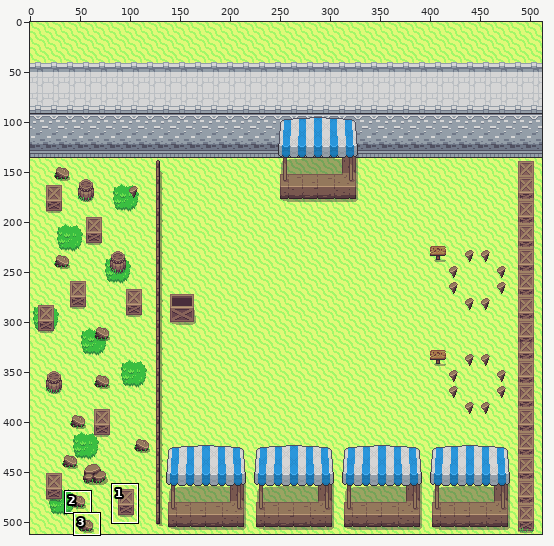
Sprite sheet: gfx/map/town_map.png. The picture above shows the old version from afar; the outline marks the close-up.
Close-up. Before the commit:
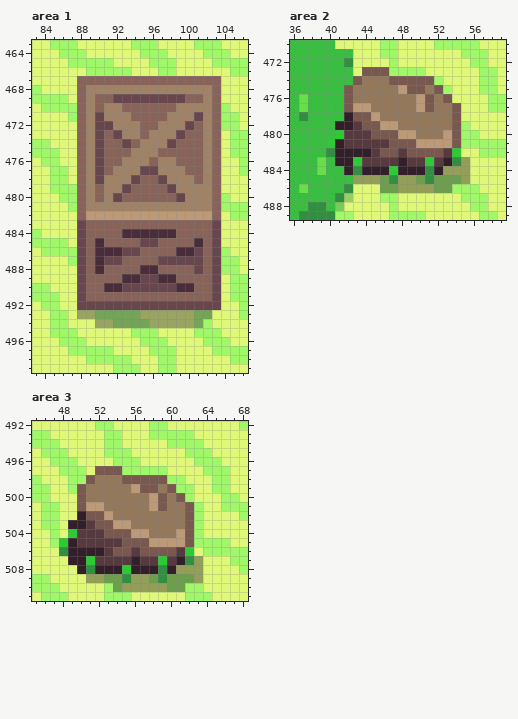
The file is 512x512 pixels. Colours within 5 levels of each other are drawn and written as one. Shown: area 1: x 83..106, y 463..499; area 2: x 36..59, y 470..489; area 3: x 45..68, y 492..511. The commit also changed other parts of the picture, which this record leaves out.
After:
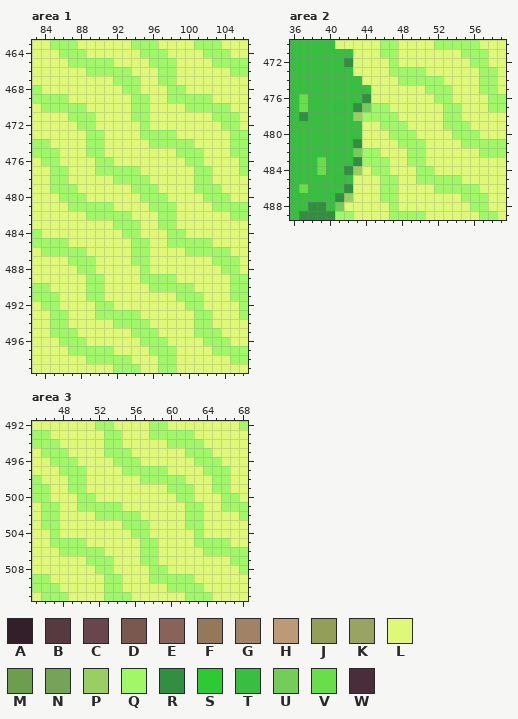
Palette (. is transparent): A #331f29  B #563a3f  C #68464d  D #79584f  E #88635a  F #94785c  G #a08366  H #bc9a78  J #939e58  K #9aa462  L #e0f878  M #6d9e4e  N #74a458  P #9acd62  Q #a0f868  R #328e41  S #2eca35  T #3abe41  U #74cd58  V #6add4b  W #492d3b
Diff:
Changed rows in their new state; - is an unchanged pixel.
Area 1:
first column x 88:
467 LLLLQQQLLQQLLLLL
468 LLLLLQQLLLQQLLLL
469 LLLLLLQQLLQQQQQL
470 QLLLLLQQLLLLQQQQ
471 QQLLLLQQLLLLLLLQ
472 QQLLLLLQLLLLLLLL
473 LQQLLLLQQQQLLLLL
474 LQQLLLLLQQQQQLLL
475 LQQLLLLLLLLQQQLL
476 LLQQLLLLLLLLQQLL
477 LLQQQQQLLLLLLQQL
478 LLLLQQQQLLLLLQQL
479 LLLLLLQQQLLLLQQQ
480 QLLLLLLQQQLLLLQQ
481 QQQQLLLLQQQLLLLQ
482 LQQQQQLLLQQLLLLL
483 LLLLQQQLLQQLLLLL
484 LLLLLQQLLLQQLLLL
485 LLLLLLQQLLQQQQQL
486 QLLLLLQQLLLLQQQQ
487 QQLLLLQQLLLLLLLQ
488 QQLLLLLQLLLLLLLL
489 LQQLLLLQQQQLLLLL
490 LQQLLLLLQQQQQLLL
491 LQQLLLLLLLLQQQLL
492 LLQQLLLLLLLLQQLL
493 LLQQQQQLLLLLLQQ-
494 --LLQQQQLLLLLQ--
Area 2:
first column x 40:
473 ----LLL---------
474 ---TLLLLQQQQ----
475 --TTTLLLLLLQQ---
476 --TTRLLLLLLLQQ--
477 --TRUQQLLLLLLQQ-
478 --TPQQQQLLLLLQQ-
479 -TTTLLQQQLLLLQQ-
480 -TTTLLLQQQLLLLQ-
481 TTTRLLLLQQQLLLL-
482 TTTUQQLLLQQLLLL-
483 -TTRQQQLLQQLLLLL
484 --RPLQQLLLQQLLLL
485 ---LLLQQLLQQQQQL
486 ------QQLLLLQQ--
Area 3:
first column x 48:
497 ----LLL---------
498 ---LLLLLLQQQ----
499 --QLLLLLLLLLQ---
500 --QQLLLLLLLLLQ--
501 --QQQQQLLLLLLLQ-
502 --LLQQQQQLLLLLQ-
503 -LLLLLLQQQLLLLQ-
504 -LLLLLLLQQLLLLL-
505 QQQLLLLLLQQLLLL-
506 QQQQQLLLLQQLLLL-
507 -LLQQQLLLQQLLLLL
508 --LLQQLLLLQQLLLL
509 ---LLQQLLLQQQQQL
510 ------QLLLLLQQ--
Where, in picture pixels (left, top, right, bottom), the same in both close-ups:
changed: (77, 76, 221, 328)
changed: (326, 67, 470, 193)
changed: (59, 466, 203, 592)
